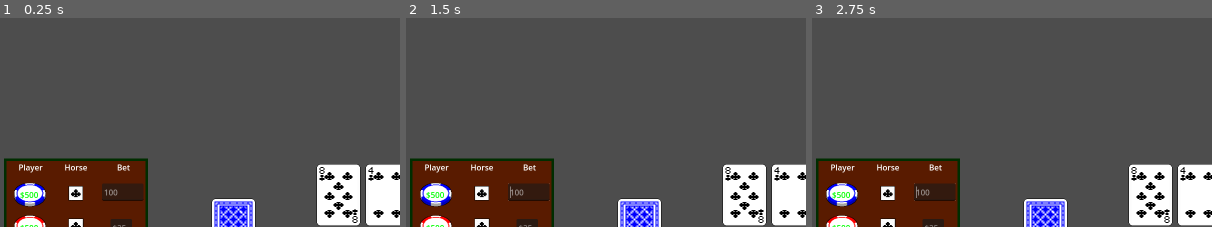
Above: before the commit, frames 1-3 (left to right).
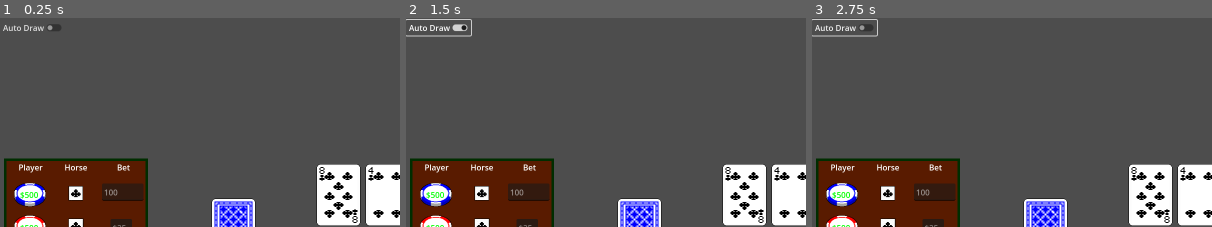
Above: after the commit, the same moments.

Repository: bcgardner2012/multipane
Game: Godot game, scene res://scenes/horse_race_game.tscn
The game is run twice, just before and just after one commit, with the same random seed, the same clock (stepped at 60 frames per second) and the same inputs. This scene is started directly instead of the project's main scene.
Inputs (mouse positions are % of the whole screen's width and height, from its top left):
- Up to frame 1 (0.25 s): no input
- Up to frame 2 (1.5 s): click (15, 42) at 0.52 s; type "Alex" at 0.6 s; click (4, 2) at 1.25 s, where only the run after the commit has a clickable "Auto Draw"
- Up to frame 3 (2.75 s): tap Enter (roll) at 2 s; drag from (29, 67) to (60, 31) at 2.02 s
The pictures show only the part of the screen within x 0-50%, y 0-50%; the shares and areas given below are measured in that part.

The runs differ from the first frame. In frame 1, 0.2% of the frame differs, in the area x 0-16%, y 3-7%; in frame 2, 0.6%, in the area x 0-36%, y 0-88%; in frame 3, 0.5%.

Commit message:
club fight plug update, horse race auto-draw added

Diff:
--- a/scenes/horse_race_game.tscn
+++ b/scenes/horse_race_game.tscn
@@ -74,6 +74,7 @@
 [ext_resource type="Script" uid="uid://cvm7jeq2lwiu5" path="res://scripts/horse_race_suit_selector.gd" id="65_t0wpb"]
 [ext_resource type="Texture2D" uid="uid://mxb6ie0s7ic5" path="res://assets/chips/tile005.png" id="67_p72gl"]
 [ext_resource type="Texture2D" uid="uid://dkxlqduhpfw5k" path="res://assets/chips/tile007.png" id="69_kbfvd"]
+[ext_resource type="Script" uid="uid://dqydkmhtmhee0" path="res://scripts/horse_race_auto_draw_toggle.gd" id="75_otil2"]
 
 [sub_resource type="LabelSettings" id="LabelSettings_cqivn"]
 font_size = 24
@@ -723,6 +724,7 @@
 anchors_preset = 10
 anchor_right = 1.0
 offset_bottom = 30.0
+grow_horizontal = 2
 
 [node name="ChipColor" type="Label" parent="Bookie/Headers"]
 layout_mode = 1
@@ -1110,6 +1112,15 @@
 placeholder_text = "Add any notes here..."
 script = ExtResource("5_114gp")
 
+[node name="CheckButton" type="CheckButton" parent="." node_paths=PackedStringArray("deck")]
+layout_mode = 0
+offset_top = 4.0
+offset_right = 44.0
+offset_bottom = 28.0
+text = "Auto Draw"
+script = ExtResource("75_otil2")
+deck = NodePath("../PlayArea/Deck")
+
 [connection signal="race_ended" from="HorseRaceGamePlayer" to="Bookie/PlayerRow/Suit" method="_on_horse_race_game_player_race_ended"]
 [connection signal="race_ended" from="HorseRaceGamePlayer" to="Bookie/PlayerRow/TextEdit" method="_on_horse_race_game_player_race_ended"]
 [connection signal="race_started" from="HorseRaceGamePlayer" to="Bookie/PlayerRow/Suit" method="_on_horse_race_game_player_race_started"]
--- a/scripts/club_fight_game_plug.gd
+++ b/scripts/club_fight_game_plug.gd
@@ -8,6 +8,10 @@
 const JOKER_RANK = -99
 
 func on_move_made(move_type: ClubFightGamePlayer.MoveType, cards: Array[CardData]) -> void:
+	if cards.size() > 4:
+		portrait.try_load_random_image_from_subdir("nuke")
+		return
+
 	match move_type:
 		ClubFightGamePlayer.MoveType.INVALID:
 			return
--- /dev/null
+++ b/scripts/horse_race_auto_draw_toggle.gd
@@ -0,0 +1,23 @@
+extends CheckButton
+class_name HorseRaceAutoDrawToggle
+
+# button_pressed true means the toggle is on
+
+const DELAY = 1.0 # seconds
+
+@export var deck: Deck
+
+var _timer: float
+var _mock_mouse_event: InputEventMouseButton
+
+func _ready() -> void:
+	_mock_mouse_event = InputEventMouseButton.new()
+	_mock_mouse_event.button_index = MOUSE_BUTTON_LEFT
+	_mock_mouse_event.pressed = true
+
+func _process(delta: float) -> void:
+	if button_pressed:
+		_timer += delta
+		if _timer >= DELAY:
+			_timer = 0.0
+			deck._on_gui_input(_mock_mouse_event)
Not shown: 1 places in scenes/horse_race_game.tscn that only renumber resources
Not shown, added: scripts/horse_race_auto_draw_toggle.gd.uid
